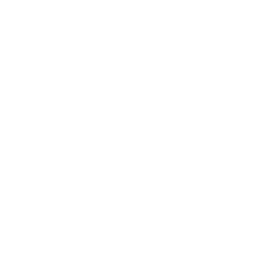
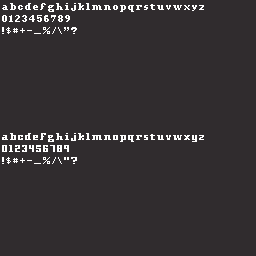
Comparing the layer stacks of the two 256 x 256 images. Changes:
showed "Background" over bbox(0, 0, 256, 256)
